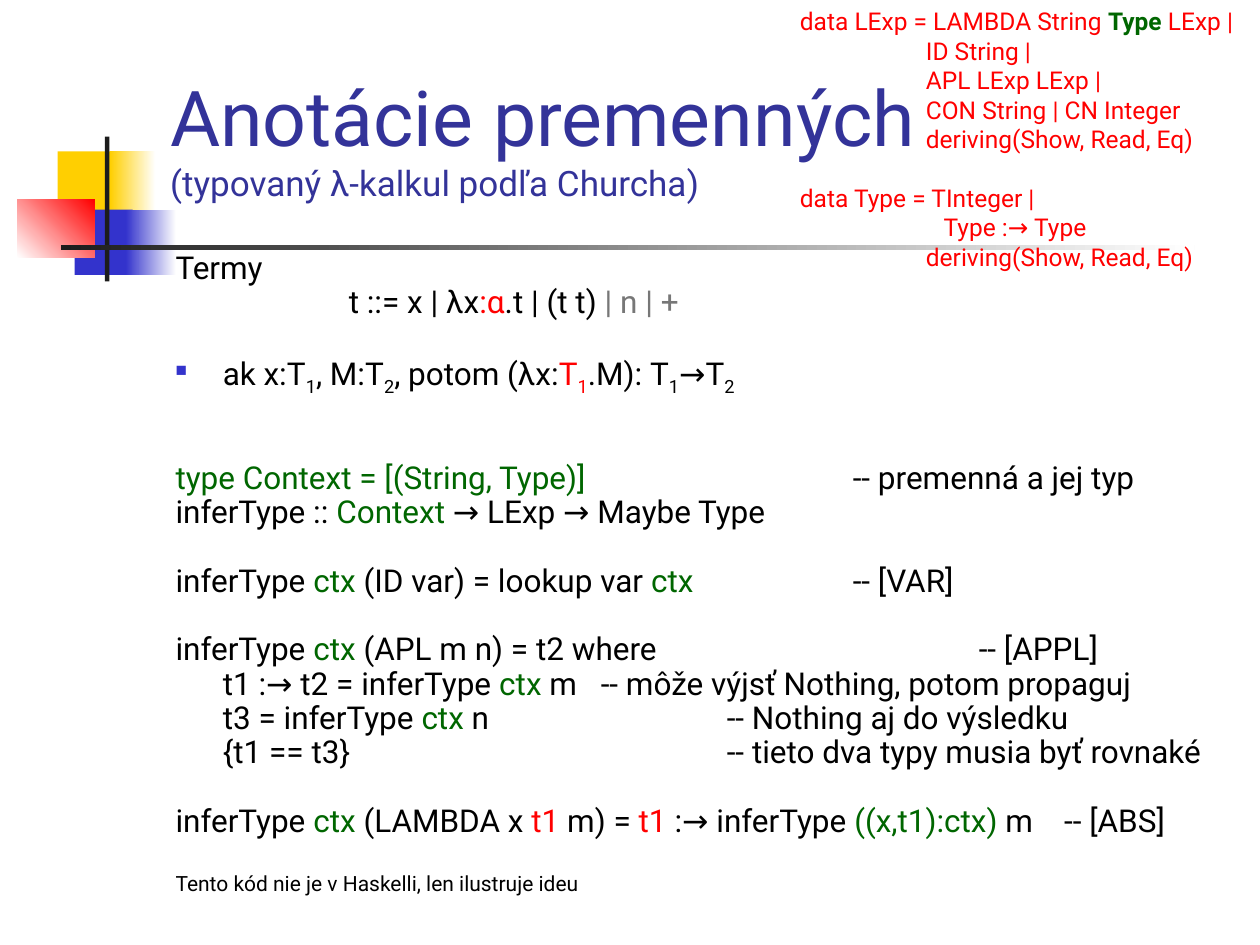
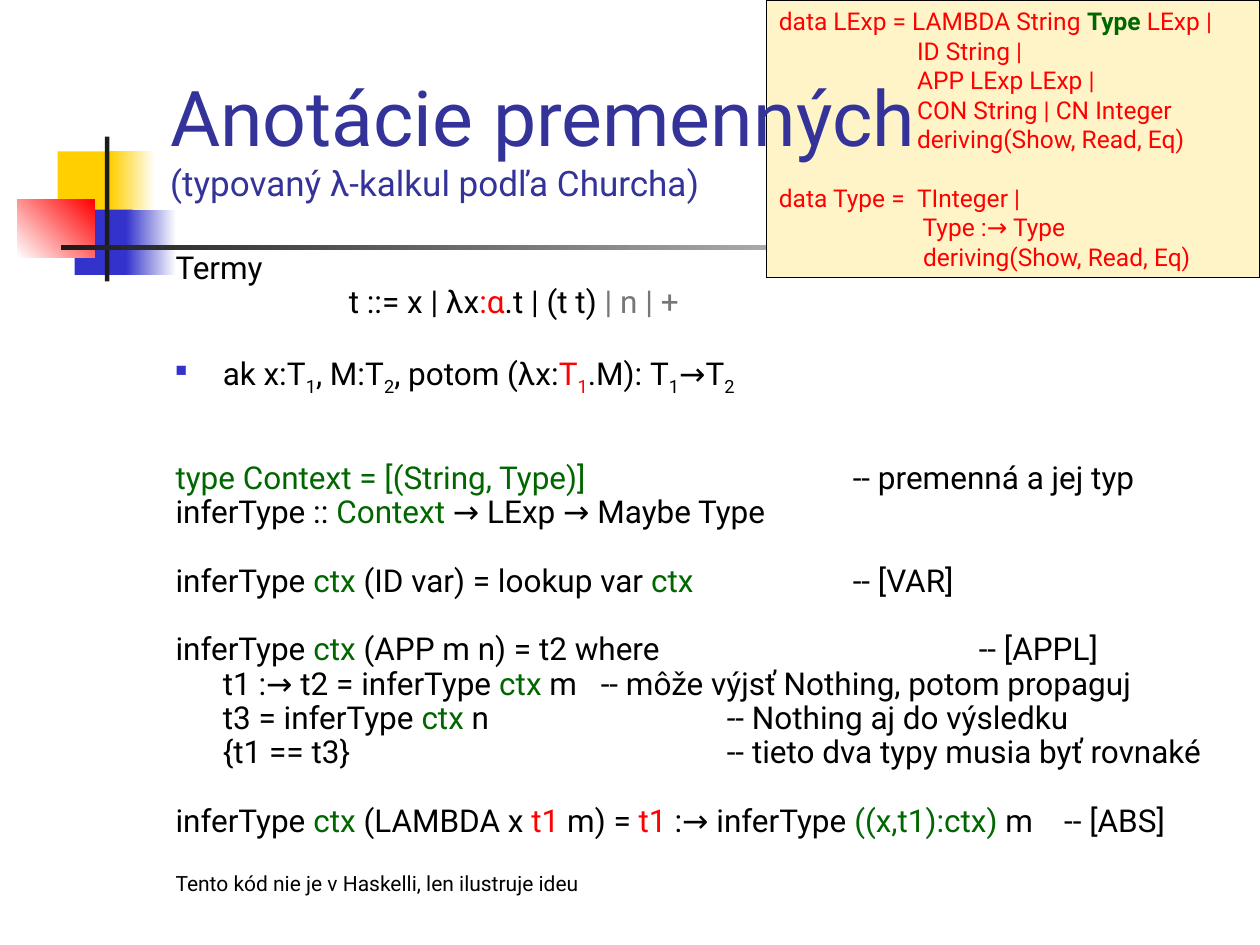
Before and after one commit to Funkcionalne/Prednasky, a slide deck: slide 13 of 08/08_fpro.ppt (slide 14 before the commit). Drawn at 1260x945 pixels with LibreOffice and Linux fonts; fonts in the diff are those of the drawing. Boxes give left, top, right and bottom in pixels: in the first picture for what was removed or moved away, otherwise in the second. Text is boxed around its words. In the diff, an @@ line names an element or a change of style, - is before the commit and + after.

```diff
--- a/08/08_fpro.ppt
+++ b/08/08_fpro.ppt
@@ rectangle "data LExp = LAMBDA String ...": place and size @@
-rectangle "data LExp = LAMBDA String ..." at box(800, 11, 1221, 272)
+rectangle "data LExp = LAMBDA String ..." at box(766, 0, 1260, 277)
@@ rectangle "data LExp = LAMBDA String ..." at box(766, 0, 1260, 277): fill none to #FFF4C8; outline none to #000000 0.74 pt @@
@@ text in rectangle at box(917, 71, 1082, 94): text changed @@
-APL LExp LExp |
+APP LExp LExp |
@@ text at box(176, 634, 1098, 667): text changed @@
-inferType ctx (APL m n) = t2 where -- [APPL]
+inferType ctx (APP m n) = t2 where -- [APPL]
```
Also in this commit, not shown: 21 other slides changed, 1 slide added, 1 slide removed, 3 other files.
